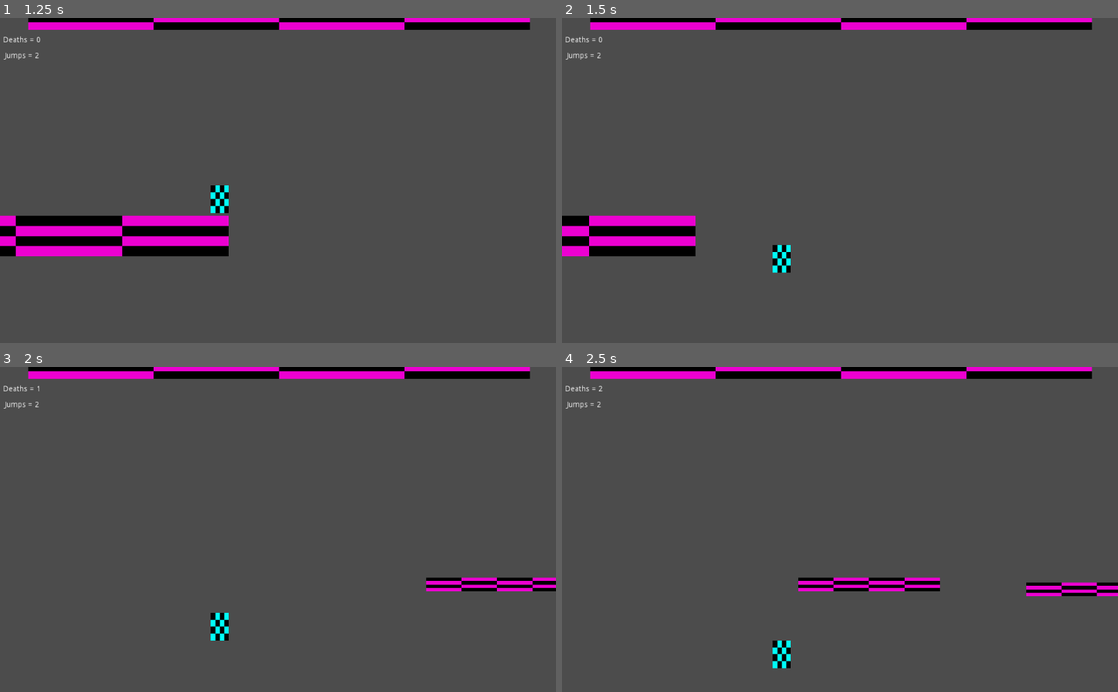
Above: before the commit, frames 1-4 (two rows, left to right).
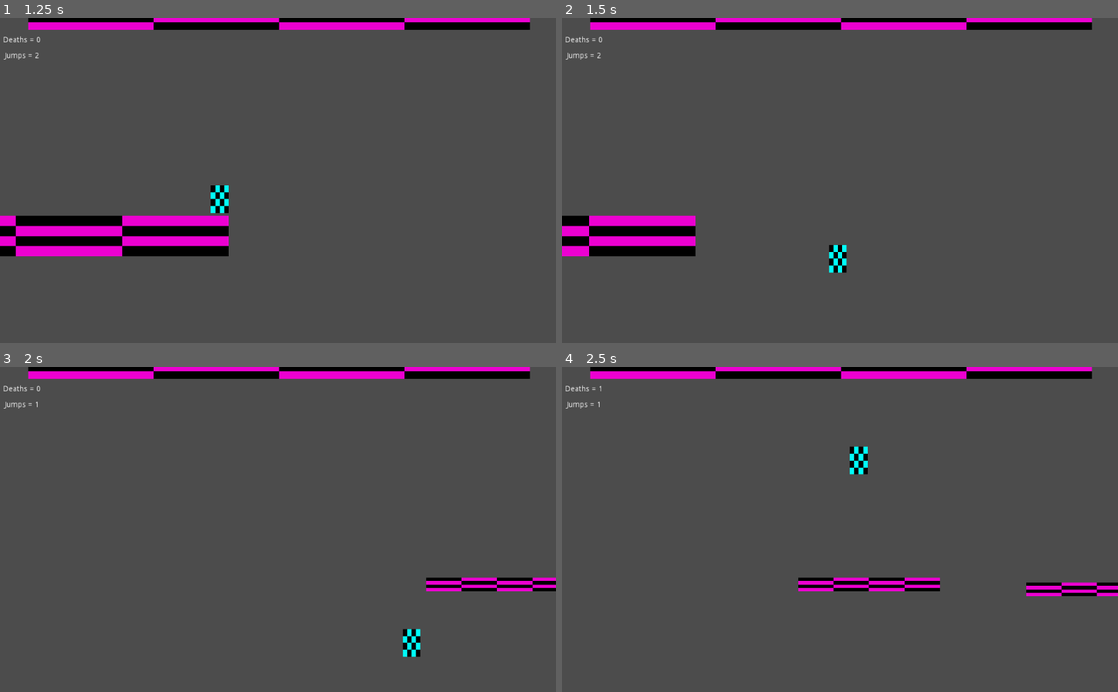
Above: after the commit, the same moments.

Repository: mxd1760/Marc-2
Game: Godot game, scene res://Title Screen.tscn
Two runs of this game, one before a commit and one after it. Both use one fixed random seed, a clock stepped at 60 frames per second and the inputs below.
Inputs:
- Up to frame 1 (1.25 s): click "Play" at 0.5 s
- Up to frame 2 (1.5 s): hold Right (ui_right) from 1.28 s (still down); tap Space (grapple) at 1.35 s
- Up to frame 3 (2 s): keep holding Right (ui_right); tap Up (ui_up) at 1.52 s
- Up to frame 4 (2.5 s): keep holding Right (ui_right); tap Space (grapple) at 2.1 s; tap Up (ui_up) at 2.27 s

Frame 1 is identical in both runs. In frame 2, 0.6% of the frame differs, in the area x 37-52%, y 69-79%; in frame 3, 0.6%; in frame 4, 0.6%, in the area x 6-55%, y 5-93%.

Commit message:
added gameplay to the main menu as well as a demo mode to disable input
(the demo mode should have demo inputs fed in and there is still the bug of newly generated platforms appearing over the UI elements. the issue is far clearer on the main menu though)

Diff:
--- a/scripts/Game Scene.gd
+++ b/scripts/Game Scene.gd
@@ -6,12 +6,13 @@
 # var b = "text"
 var GAME_OVER_MENU
 var PAUSE_MENU
+var DEMO_PARENT =  "Title Screen"
 
 var paused = false
 var demo = false
 # Called when the node enters the scene tree for the first time.
 func _ready():
-	if get_parent() != null:
+	if get_parent().name == DEMO_PARENT:
 		demo = true
 	else:
 		demo = false
